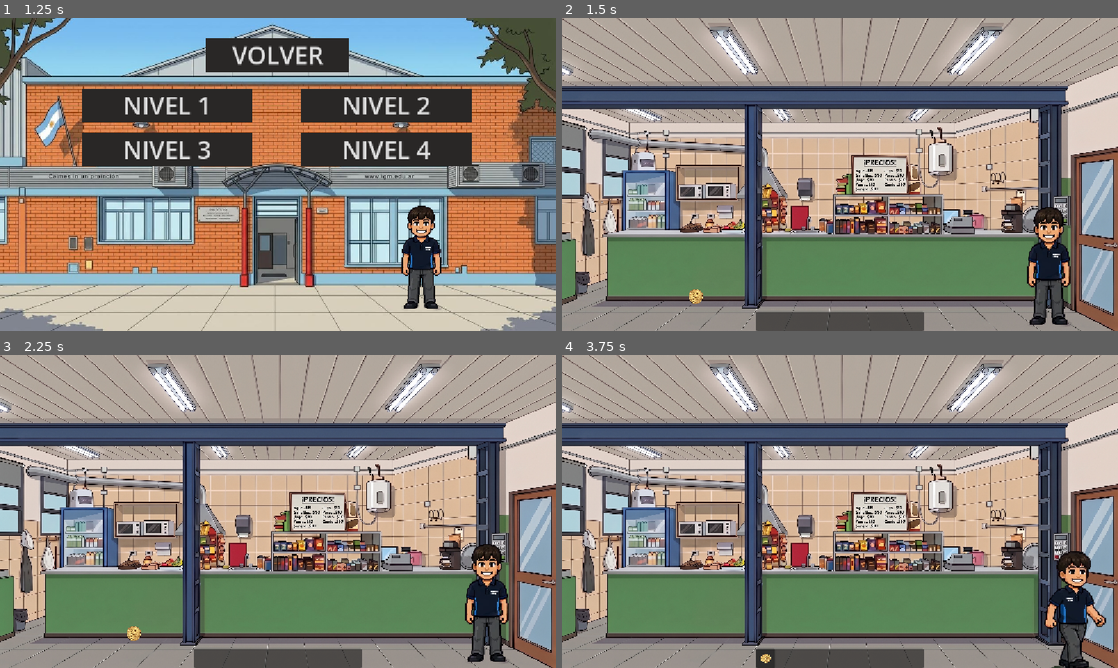
Above: before the commit, frames 1-4 (two rows, left to right).
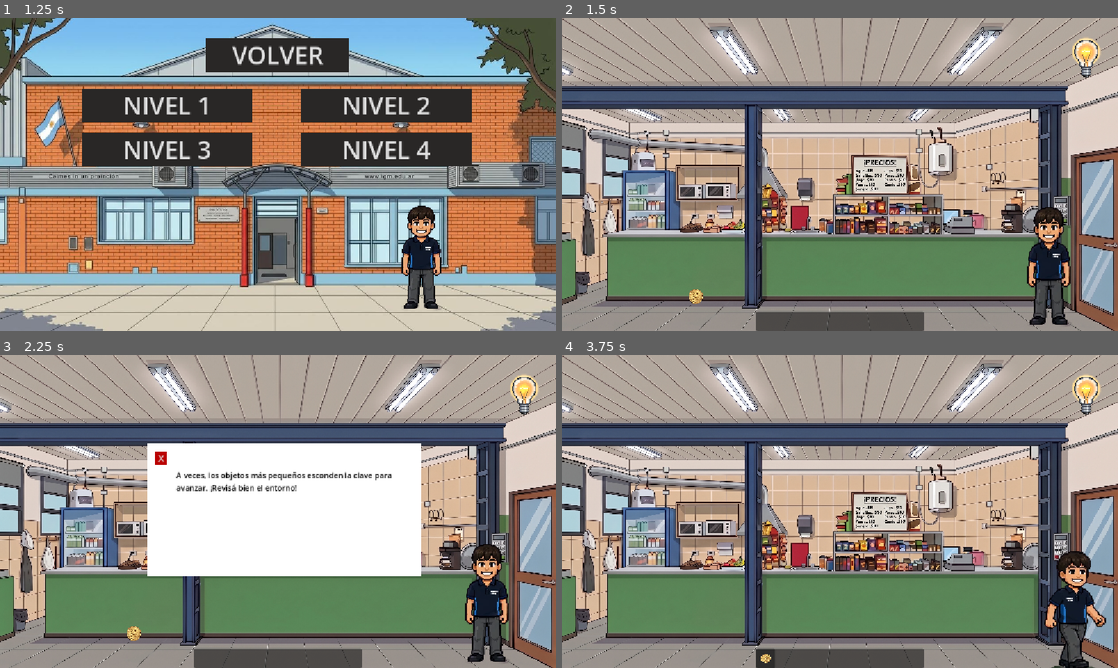
Above: after the commit, the same moments.

Repository: Facudevi/Escape-Room
Game: Godot game, scene res://escenas/settings/menu.tscn
Same seed, same stepped clock (60 frames per second), same inputs: the game is played once before the commit and once after it.
Inputs (mouse positions are in pixels of both pictures, inside the frame that each line leads up to):
- Up to frame 1 (1.25 s): click "JUGAR" at 0.5 s
- Up to frame 2 (1.5 s): click "NIVEL 1" at 1.25 s
- Up to frame 3 (2.25 s): click (522, 389) at 2.02 s
- Up to frame 4 (3.75 s): click (723, 458) at 2.75 s, where only the run after the commit has a clickable "X"; tap Enter at 3.5 s; move the mouse to (695, 633) at 3.52 s; hold Right (ui_right) from 3.53 s (still down); click (695, 633) at 3.67 s

Frame 1 is identical in both runs. In frame 2, 0.4% of the frame differs, in the area x 91-97%, y 6-20%; in frame 3, 21%, in the area x 26-97%, y 6-71%; in frame 4, 0.4%.

Commit message:
pistas nivel1

Diff:
--- a/unlocked/escenas/niveles/nivel1/nivel1.tscn
+++ b/unlocked/escenas/niveles/nivel1/nivel1.tscn
@@ -7,9 +7,11 @@
 [ext_resource type="PackedScene" uid="uid://ytirfiey2x6f" path="res://escenas/objetos/piso.tscn" id="5_rqsur"]
 [ext_resource type="PackedScene" uid="uid://ofkf7v1jygbf" path="res://escenas/objetos/moneda.tscn" id="5_vsks3"]
 [ext_resource type="PackedScene" uid="uid://o40760mseohc" path="res://escenas/niveles/InventarioUI.tscn" id="6_4vrvl"]
+[ext_resource type="PackedScene" uid="uid://bdve5vgf8k77b" path="res://escenas/objetos/lampara.tscn" id="6_dwul5"]
 [ext_resource type="PackedScene" uid="uid://cjjn30s0h1kub" path="res://escenas/niveles/nivel1/VistaPizarra.tscn" id="6_fphyh"]
+[ext_resource type="PackedScene" uid="uid://oo6itmgfv3ct" path="res://escenas/objetos/vista_papel_lupa.tscn" id="7_6f3qs"]
 [ext_resource type="Script" uid="uid://ft8tgxe3gajp" path="res://scripts/inventario_ui.gd" id="7_rqsur"]
-[ext_resource type="PackedScene" uid="uid://dinjjp53tun1k" path="res://escenas/niveles/nivel1/VistaPapel.tscn" id="8_gajtb"]
+[ext_resource type="PackedScene" uid="uid://dinjjp53tun1k" path="res://escenas/niveles/nivel1/vistaPapel.tscn" id="8_gajtb"]
 [ext_resource type="PackedScene" uid="uid://b04d1foulacxd" path="res://escenas/niveles/nivel1/VistaTeclado.tscn" id="10_6bu68"]
 
 [sub_resource type="RectangleShape2D" id="RectangleShape2D_5gai1"]
@@ -24,12 +26,13 @@
 [sub_resource type="RectangleShape2D" id="RectangleShape2D_xypma"]
 size = Vector2(114, 302)
 
-[node name="Nivel1" type="Node2D" unique_id=240388585 node_paths=PackedStringArray("vista_pizarra", "vista_papel")]
+[node name="Nivel1" type="Node2D" unique_id=240388585 node_paths=PackedStringArray("vista_pizarra", "vista_papel_lupa", "lampara")]
 process_mode = 3
 y_sort_enabled = true
 script = ExtResource("1_p0ol2")
 vista_pizarra = NodePath("VistaPizarra")
-vista_papel = NodePath("VistaPapel")
+vista_papel_lupa = NodePath("vistaPapelLupa")
+lampara = NodePath("CanvasLayer/Lampara")
 
 [node name="CanvasLayer" type="CanvasLayer" parent="." unique_id=931200216]
 
@@ -55,6 +58,9 @@
 
 [node name="Piso" parent="CanvasLayer" unique_id=1149255172 instance=ExtResource("5_rqsur")]
 position = Vector2(396, 678)
+
+[node name="Lampara" parent="CanvasLayer" unique_id=337719741 instance=ExtResource("6_dwul5")]
+position = Vector2(23, 4)
 
 [node name="AreaPizarra" type="Area2D" parent="CanvasLayer" unique_id=1011061813]
 position = Vector2(657, 324)
@@ -84,7 +90,10 @@
 position = Vector2(-21, 60)
 shape = SubResource("RectangleShape2D_xypma")
 
+[node name="vistaPapelLupa" parent="." unique_id=1305914553 instance=ExtResource("7_6f3qs")]
+
 [node name="VistaPapel" parent="." unique_id=228344290 instance=ExtResource("8_gajtb")]
+visible = false
 
 [node name="InventarioUi" parent="." unique_id=1217834587 instance=ExtResource("6_4vrvl")]
 script = ExtResource("7_rqsur")
@@ -95,10 +104,13 @@
 polygon = PackedVector2Array(1133, 633, 1096, 615, 1063, 600, 1042, 597, 1036, 596, 1007, 595, 993, 587, 982, 584, 588, …(274 unchanged characters)…
 
 [node name="VistaPizarra" parent="." unique_id=510962975 instance=ExtResource("6_fphyh")]
+visible = false
 
 [node name="VistaTeclado" parent="." unique_id=1408255511 instance=ExtResource("10_6bu68")]
+visible = false
 
 [node name="CanvasLayer2" parent="." unique_id=1355991338 instance=ExtResource("2_fphyh")]
+visible = false
 
 [connection signal="input_event" from="CanvasLayer/AreaPizarra" to="." method="_on_area_pizarra_input_event"]
 [connection signal="input_event" from="CanvasLayer/AreaCajero" to="." method="_on_area_maquina_input_event"]
--- /dev/null
+++ b/unlocked/escenas/objetos/lampara.tscn
@@ -0,0 +1,21 @@
+[gd_scene format=3 uid="uid://bdve5vgf8k77b"]
+
+[ext_resource type="Script" uid="uid://b4gaiwhvh51j8" path="res://scripts/lampara.gd" id="1_exlkv"]
+[ext_resource type="Texture2D" uid="uid://buvg6w12qxksx" path="res://escenas/objetos/Lampara-Photoroom.png" id="2_y8fux"]
+
+[node name="Lampara" type="Node2D" unique_id=337719741]
+script = ExtResource("1_exlkv")
+
+[node name="Sprite2D" type="Sprite2D" parent="." unique_id=1137976674]
+position = Vector2(1063, 78)
+scale = Vector2(0.13411456, 0.1341146)
+texture = ExtResource("2_y8fux")
+
+[node name="botonLampara" type="TextureButton" parent="." unique_id=881989655]
+offset_left = 1039.0
+offset_top = 49.0
+offset_right = 1079.0
+offset_bottom = 90.0
+metadata/_edit_use_anchors_ = true
+
+[connection signal="pressed" from="botonLampara" to="." method="_on_boton_lampara_pressed"]
--- /dev/null
+++ b/unlocked/escenas/objetos/vista_papel_lupa.tscn
@@ -0,0 +1,55 @@
+[gd_scene format=3 uid="uid://oo6itmgfv3ct"]
+
+[ext_resource type="Script" uid="uid://dd8yd5ck1ji0m" path="res://scripts/vista_papel_lupa.gd" id="1_ukkxl"]
+
+[sub_resource type="StyleBoxFlat" id="StyleBoxFlat_ukkxl"]
+bg_color = Color(0.72893375, 2.1418184e-06, 3.85046e-07, 1)
+
+[node name="vistaPapelLupa" type="CanvasLayer" unique_id=1305914553]
+script = ExtResource("1_ukkxl")
+
+[node name="ColorRect" type="ColorRect" parent="." unique_id=854256287]
+anchors_preset = 15
+anchor_right = 1.0
+anchor_bottom = 1.0
+offset_left = 304.0
+offset_top = 182.0
+offset_right = -279.0
+offset_bottom = -190.0
+grow_horizontal = 2
+grow_vertical = 2
+
+[node name="TextureRect" type="TextureRect" parent="." unique_id=1651114103]
+offset_left = 304.0
+offset_top = 182.0
+offset_right = 874.0
+offset_bottom = 460.0
+
+[node name="Label" type="Label" parent="TextureRect" unique_id=1321964928]
+layout_mode = 1
+anchors_preset = 8
+anchor_left = 0.5
+anchor_top = 0.5
+anchor_right = 0.5
+anchor_bottom = 0.5
+offset_left = -224.0
+offset_top = -84.5
+offset_right = 244.0
+offset_bottom = 84.5
+grow_horizontal = 2
+grow_vertical = 2
+theme_override_colors/font_color = Color(0, 0, 0, 1)
+text = "hfsdhfblDSHFLDSJFLDSJFLDJSHFDHFLDJHFLDJLFJDHSlññññññññññ"
+autowrap_mode = 2
+
+[node name="BotonCerrar" type="Button" parent="TextureRect" unique_id=1534232375]
+layout_mode = 0
+offset_left = 18.0
+offset_top = 19.0
+offset_right = 43.0
+offset_bottom = 45.0
+theme_override_font_sizes/font_size = 18
+theme_override_styles/normal = SubResource("StyleBoxFlat_ukkxl")
+text = "X"
+
+[connection signal="pressed" from="TextureRect/BotonCerrar" to="." method="_on_boton_cerrar_pressed"]
--- /dev/null
+++ b/unlocked/scripts/lampara.gd
@@ -0,0 +1,14 @@
+extends Node2D
+
+signal solicitar_pista
+
+@onready var boton_lampara: TextureButton = $botonLampara # O Button, según lo que uses
+
+func _ready() -> void:
+	if boton_lampara != null:
+		if not boton_lampara.pressed.is_connected(_on_boton_lampara_pressed):
+			boton_lampara.pressed.connect(_on_boton_lampara_pressed)
+
+func _on_boton_lampara_pressed() -> void:
+	print("¡Lampara tocada! Solicitando pista...")
+	solicitar_pista.emit()
--- a/unlocked/scripts/nivel1/nivel_1.gd
+++ b/unlocked/scripts/nivel1/nivel_1.gd
@@ -1,28 +1,33 @@
 extends Node2D
+
 @onready var Nivel1 = $"."
 @onready var menu_pausa = $CanvasLayer2/MenuPausa
 @onready var vista_teclado: CanvasLayer = $VistaTeclado
-# Nodo del fondo principal donde se muestra la imagen del nivel
 @onready var fondo_nivel: TextureRect = $CanvasLayer/TextureRect
 
 # Textura de la puerta abierta para reemplazar la imagen del buffet
 @export var imagen_buffet_abierto: Texture2D = preload("res://assets/imagen/buffet/buffet_fin.jpg")
 @export var vista_pizarra: CanvasLayer
 @export var icono_papel: String = "res://assets/objetos/nivel1/papel_nota.png"
-@export var vista_papel: CanvasLayer
+@export var vista_papel_lupa: CanvasLayer
+@export var lampara: Node2D # Referencia al nodo Lampara en la escena
 
 # Control de estado de la puerta
 var puerta_abierta: bool = false
 
 
-# Called when the node enters the scene tree for the first time.
 func _ready() -> void:
 	menu_pausa.visible = false
 	if vista_teclado != null:
 		vista_teclado.codigo_correcto_ingresado.connect(_on_codigo_correcto)
 
+	# Conexión automática del botón de la lámpara para activar las pistas
+	if lampara != null and lampara.has_node("botonLampara"):
+		var btn_lampara = lampara.get_node("botonLampara")
+		if not btn_lampara.pressed.is_connected(_on_lampara_pressed):
+			btn_lampara.pressed.connect(_on_lampara_pressed)
 
-# Called every frame. 'delta' is the elapsed time since the previous frame.
+
 func _process(delta):
 	if Input.is_action_just_pressed("ui_cancel"):
 		toggle_pause()
@@ -31,6 +36,7 @@
 func toggle_pause():
 	get_tree().paused = !get_tree().paused
 	menu_pausa.visible = get_tree().paused
+
 
 # Función conectada a la señal input_event de AreaPizarra
 func _on_area_pizarra_input_event(viewport: Node, event: InputEvent, shape_idx: int) -> void:
@@ -43,27 +49,19 @@
 
 
 func _unhandled_input(event: InputEvent) -> void:
-	# Si se hace clic izquierdo fuera de la UI (en el fondo o mundo 2D)
 	if event is InputEventMouseButton and event.pressed and event.button_index == MOUSE_BUTTON_LEFT:
-
-		# Hacemos que espere un fotograma para que las Áreas 2D tengan prioridad
 		await get_tree().process_frame
-
 		if Global.item_seleccionado_idx != -1:
 			Global.seleccionar_item(-1)
 
 
 func _on_area_maquina_input_event(viewport: Node, event: InputEvent, shape_idx: int) -> void:
 	if event is InputEventMouseButton and event.pressed and event.button_index == MOUSE_BUTTON_LEFT:
-		# 1. Comprobamos si hay algún slot seleccionado
 		if Global.item_seleccionado_idx != -1:
 			var item_actual = Global.inventario[Global.item_seleccionado_idx]
-			# 2. Verificamos si el objeto seleccionado es la moneda
 			if "moneda" in item_actual:
 				print("¡Moneda insertada en la máquina expendedora!")
-				# 3. La moneda desaparece del inventario
 				Global.eliminar_item_seleccionado()
-				# 4. Agregamos el papel/nota al inventario
 				var exito: bool = Global.agregar_objeto(icono_papel)
 				if exito:
 					print("¡Has recibido un papel con una nota!")
@@ -75,16 +73,52 @@
 			print("Necesitas seleccionar la moneda del inventario para usarla aquí.")
 
 
-
 func _on_area_teclado_input_event(viewport: Node, event: InputEvent, shape_idx: int) -> void:
 	if event is InputEventMouseButton and event.pressed and event.button_index == MOUSE_BUTTON_LEFT:
 		if vista_teclado != null:
 			vista_teclado.abrir_teclado()
 
 
+# # --- LÓGICA DE PISTAS CON LA LÁMPARA (FLUJO ACTUALIZADO) ---
+
+func _on_lampara_pressed() -> void:
+	if vista_papel_lupa == null:
+		print("Error: vista_papel_lupa no está asignada en el Inspector.")
+		return
+
+	var texto_pista: String = ""
+
+	# Verificamos los estados actuales del jugador
+	var tiene_moneda: bool = false
+	var tiene_nota: bool = false
+
+	# Revisamos el inventario global y los ítems recolectados
+	for item in Global.inventario:
+		if item != null:
+			if "moneda" in item:
+				tiene_moneda = true
+			if "papel_nota" in item or "papel" in item:
+				tiene_nota = true
+
+	# Determinamos la pista exacta según el flujo del nivel:
+	if puerta_abierta:
+		texto_pista = "¡Lo lograste! Ahora escapa del buffet!."
+	elif tiene_nota:
+		texto_pista = "La nota tiene información importante, pero todavía te falta algo. Deberás utilizarla para obtener el código"
+	elif tiene_moneda:
+		texto_pista = "¡Encontraste algo útil! ¿Habrá alguna máquina o algún objeto que puedas activar con esa moneda?"
+	else:
+		texto_pista = "A veces, los objetos más pequeños esconden la clave para avanzar. ¡Revisá bien el entorno!"
+
+	# Mostramos el texto en el papel lupa
+	if vista_papel_lupa.has_method("mostrar_pista"):
+		vista_papel_lupa.mostrar_pista(texto_pista)
+	else:
+		vista_papel_lupa.visible = true
+
+
 # --- LÓGICA DE APERTURA Y SALIDA CONDICIONAL ---
 
-# 1. Se activa únicamente cuando se ingresa el código correcto en el teclado
 func _on_codigo_correcto() -> void:
 	puerta_abierta = true
 	print("¡Código correcto! Cambiando imagen del fondo...")
@@ -93,7 +127,6 @@
 		fondo_nivel.texture = imagen_buffet_abierto
 
 
-# 2. Solo responde al CLIC sobre el AreaSalida si la puerta ya fue desbloqueada
 func _on_area_salida_input_event(viewport: Node, event: InputEvent, shape_idx: int) -> void:
 	if event is InputEventMouseButton and event.pressed and event.button_index == MOUSE_BUTTON_LEFT:
 		if puerta_abierta:
@@ -102,12 +135,7 @@
 			print("La puerta sigue cerrada. Debes resolver el código primero.")
 
 
-# 3. Finaliza el juego
 func completar_juego() -> void:
 	print("¡HAS ESCAPADO CON ÉXITO! Fin del nivel.")
-
-	# Limpiamos el inventario global antes de salir
 	Global.reiniciar_datos()
-
-	# Cambiamos a la pantalla de victoria o menú de niveles
 	get_tree().change_scene_to_file("res://escenas/settings/niveles.tscn")
--- /dev/null
+++ b/unlocked/scripts/vista_papel_lupa.gd
@@ -0,0 +1,30 @@
+extends CanvasLayer
+
+@onready var boton_cerrar: Button = $PanelPapel/BotonCerrar # Ajusta si tu botón se llama distinto o está en otra ruta
+
+func _ready() -> void:
+	visible = false
+	if boton_cerrar != null:
+		if not boton_cerrar.pressed.is_connected(_on_boton_cerrar_pressed):
+			boton_cerrar.pressed.connect(_on_boton_cerrar_pressed)
+
+func mostrar_pista(texto: String) -> void:
+	# Busca automáticamente cualquier Label dentro de esta escena para evitar errores de ruta
+	var label_encontrado = _buscar_label(self)
+	if label_encontrado != null:
+		label_encontrado.text = texto
+	else:
+		print("Advertencia: No se encontró ningún nodo Labe´l en vista_papel_lupa")
+	visible = true
+
+func _buscar_label(nodo: Node) -> Label:
+	if nodo is Label:
+		return nodo
+	for hijo in nodo.get_children():
+		var encontrado = _buscar_label(hijo)
+		if encontrado != null:
+			return encontrado
+	return null
+
+func _on_boton_cerrar_pressed() -> void:
+	visible = false
Binary file added: unlocked/escenas/objetos/Lampara-Photoroom.png
Not shown, added: unlocked/escenas/objetos/Lampara-Photoroom.png.import
Not shown, added: unlocked/scripts/lampara.gd.uid
Not shown, added: unlocked/scripts/vista_papel_lupa.gd.uid
